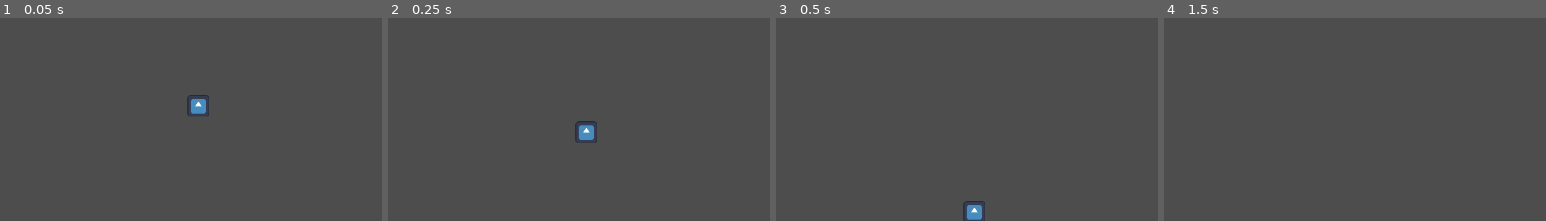
Above: before the commit, frames 1-4 (left to right).
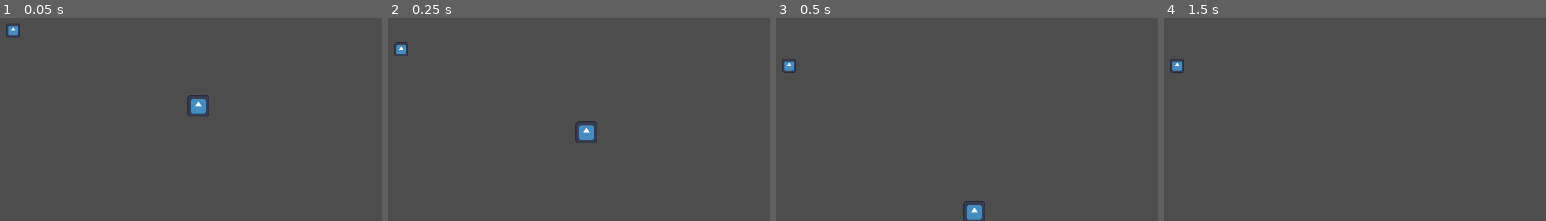
Above: after the commit, the same moments.

Repository: lplinna/Upcharge
Game: Godot game, scene res://Scenes/main_scene.tscn
The game is run twice, just before and just after one commit, with the same random seed, the same clock (stepped at 60 frames per second) and the same inputs. The engine's default icon, where the game draws it, is replaced by a stand-in: a white triangle on a blue panel in a dark square.
Inputs:
- Up to frame 1 (0.05 s): no input
- Up to frame 2 (0.25 s): no input
- Up to frame 3 (0.5 s): no input
- Up to frame 4 (1.5 s): hold D (move_right) from 0.53 s (still down); tap W (move_up) at 0.77 s
The pictures show only the part of the screen within x 0-50%, y 0-50%; the shares and areas given below are measured in that part.

The runs differ from the first frame. In frame 1, 0.2% of the frame differs, in the area x 1-6%, y 2-10%; in frame 2, 0.2%; in frame 3, 0.2%; in frame 4, 0.2%.

Commit message:
Skeleton of coin

Diff:
--- a/Scenes/main_scene.tscn
+++ b/Scenes/main_scene.tscn
@@ -18,6 +18,8 @@
 
 [sub_resource type="RectangleShape2D" id="RectangleShape2D_b824x"]
 size = Vector2(147.875, 27)
+
+[sub_resource type="RectangleShape2D" id="RectangleShape2D_sqlwv"]
 
 [node name="Node2D" type="Node2D"]
 
@@ -105,3 +107,13 @@
 
 [node name="CollisionShape2D" type="CollisionShape2D" parent="Challenge2/TinyPlatform"]
 shape = SubResource("RectangleShape2D_c2wxe")
+
+[node name="Coin" type="RigidBody2D" parent="."]
+position = Vector2(58, 17)
+
+[node name="CollisionShape2D" type="CollisionShape2D" parent="Coin"]
+shape = SubResource("RectangleShape2D_sqlwv")
+
+[node name="Sprite2D" type="Sprite2D" parent="Coin"]
+scale = Vector2(0.155, 0.155)
+texture = ExtResource("1_b10hd")
--- a/Scripts/Player.gd
+++ b/Scripts/Player.gd
@@ -8,6 +8,8 @@
 var time_jump_pressed: float = 0
 
 var old_velx: float = 0
+
+
 
 
 func _physics_process(delta):
Not shown: 1 places in Scenes/main_scene.tscn that only renumber resources
